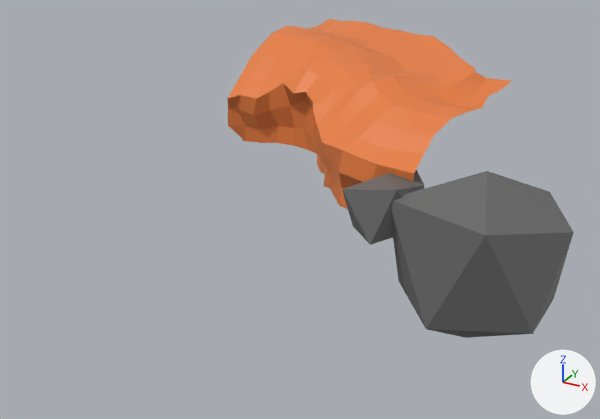
The FBX model Assets/Models/background1.fbx as it was, and as the next commit left it.
The view is the same before and after, from a 50 mm camera at (0.578, -0.8, 0.649) aimed at (-0.163, 0.547, -0.025). Every picture has the same lights, and +X, +Y and +Z are marked at lower right. Where no turn or scale is listed for an object, it has been applied to the vertices.

The older version as bpy lines, for what is in view:
```python
me_icosphere_004 = bpy.data.meshes.new('Icosphere.004')
me_icosphere_004.from_pydata(...)  # 10 vertices, 12 faces; spans x -0.06..0.072, y -0.093..0.09, z -0.054..0.058
me_icosphere_004.materials.append(mat_rock)  # dark grey #696969
me_icosphere_006 = bpy.data.meshes.new('Icosphere.006')
me_icosphere_006.from_pydata(...)  # 10 vertices, 11 faces; spans x -0.147..0.147, y -0.144..0.168, z -0.153..0.147
me_icosphere_006.materials.append(mat_rock)  # dark grey #696969
me_plane_014 = bpy.data.meshes.new('Plane.014')
me_plane_014.from_pydata(...)  # 180 vertices, 154 faces; spans x -0.9..1.2, y -0.9..0.9, z -20.0..6.8
me_plane_014.materials.append(mat_sand3)  # orange #e77d3e
ob_rock_004 = bpy.data.objects.new('Rock.004', me_icosphere_004)
ob_rock_004.location = (0.062, 0.471, 0.063)
ob_rock_006 = bpy.data.objects.new('Rock.006', me_icosphere_006)
ob_rock_006.location = (0.231, 0.478, -0.004)
ob_sandground_002 = bpy.data.objects.new('SandGround.002', me_plane_014)
ob_sandground_002.location = (-0.179, 0.794, 0.208)
ob_sandground_002.rotation_euler = (0.191, 0.0621, -0.569)  # degrees (11, 3.6, -33)
ob_sandground_002.scale = (0.341, 0.265, 0.00758)
```
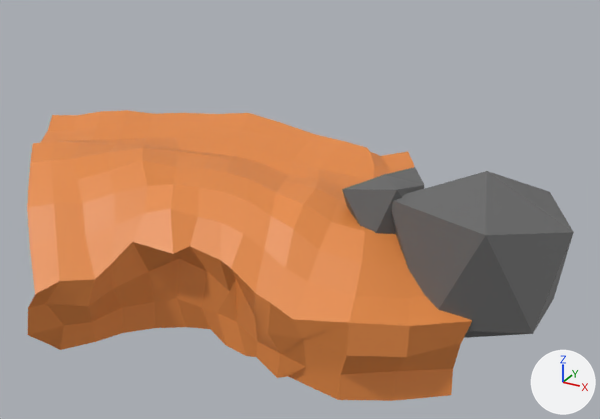
The change, as a list of edits to the scene's bpy script:
```text
Change ob_sandground_002:
    ob_sandground_002.location: (-0.179, 0.794, 0.208) -> (-0.283, 0.378, 0.057)
    ob_sandground_002.rotation_euler: (0.191, 0.0621, -0.569) -> (0.191, 0.0621, 0.216)  # degrees (11, 3.6, -33) -> degrees (11, 3.6, 12)
    ob_sandground_002.scale: (0.341, 0.265, 0.00758) -> (0.45, 0.35, 0.01)
```

Location of each change, (x1, y1, x2, y2) in pixels of the pictures (600 x 419 px):
'SandGround.002', moved, turned, rescaled
    before: (228, 19, 511, 209)
    after: (27, 110, 472, 401)
